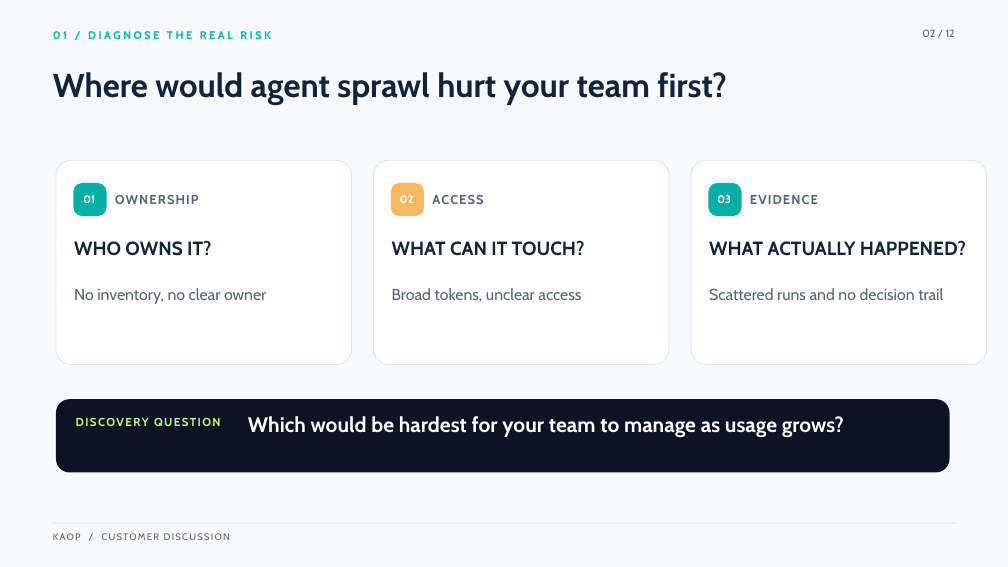
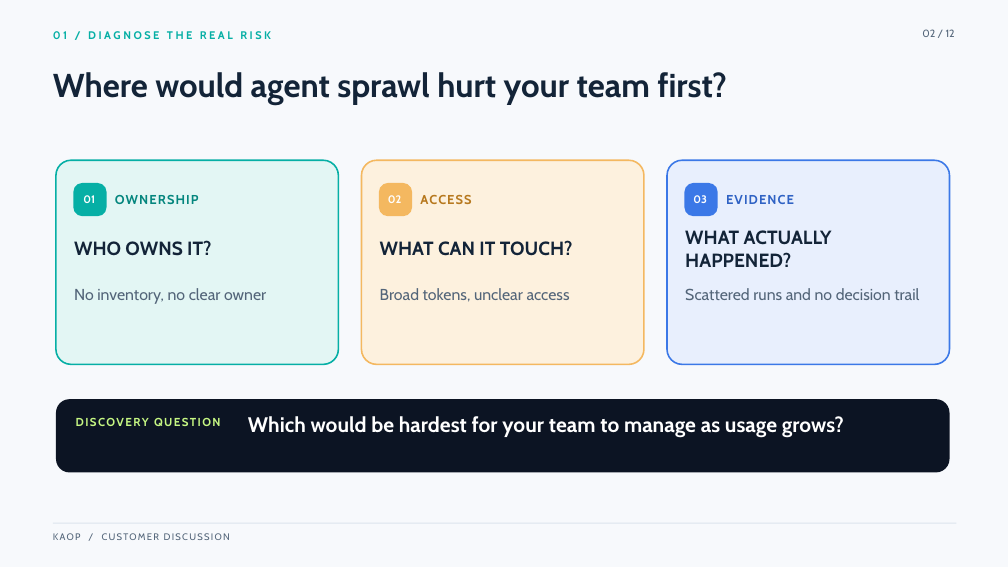
Before and after one commit to chizeni24/komodor-production-lab, a slide deck: slide 2 of docs/presentation/KAOP_Customer_Pitch.pptx. Drawn at 1008x567 pixels with LibreOffice and Linux fonts; fonts in the diff are those of the drawing. Boxes give left, top, right and bottom in pixels: in the first picture for what was removed or moved away, otherwise in the second. Text is boxed around its words. In the diff, an @@ line names an element or a change of style, - is before the commit and + after.

```diff
--- a/docs/presentation/KAOP_Customer_Pitch.pptx
+++ b/docs/presentation/KAOP_Customer_Pitch.pptx
@@ rounded rectangle: place and size @@
-rounded rectangle at [56, 160, 352, 364]
+rounded rectangle at [56, 160, 339, 364]
@@ rounded rectangle at [56, 160, 339, 364]: fill #FFFFFF to #E3F6F4; outline #DCE5ED 0.8 pt to #06AFA5 1.5 pt @@
@@ rounded rectangle: place and size @@
-rounded rectangle at [374, 160, 669, 364]
+rounded rectangle at [361, 160, 644, 364]
@@ rounded rectangle at [361, 160, 644, 364]: fill #FFFFFF to #FDF1DE; outline #DCE5ED 0.8 pt to #F4B860 1.5 pt @@
@@ rounded rectangle: place and size @@
-rounded rectangle at [691, 160, 987, 364]
+rounded rectangle at [667, 160, 950, 364]
@@ rounded rectangle at [667, 160, 950, 364]: fill #FFFFFF to #E8EFFD; outline #DCE5ED 0.8 pt to #3B78E7 1.5 pt @@
@@ text "OWNERSHIP" at [115, 195, 199, 204]: text colour #536579 to #05867E @@
@@ rounded rectangle: place and size @@
-rounded rectangle at [391, 183, 424, 216]
+rounded rectangle at [379, 183, 412, 216]
@@ text "02": place and size @@
-text "02" at [400, 195, 414, 203]
+text "02" at [388, 195, 402, 203]
@@ text "ACCESS": place and size @@
-text "ACCESS" at [432, 195, 483, 204]
+text "ACCESS" at [420, 195, 471, 204]
@@ text "ACCESS" at [420, 195, 471, 204]: text colour #536579 to #B7791F @@
@@ 2 texts, 1 rounded rectangle: place and size @@
-2 texts, 1 rounded rectangle at [709, 183, 818, 216]
+2 texts, 1 rounded rectangle at [684, 183, 794, 216]
@@ rounded rectangle at [684, 183, 718, 216]: fill #06AFA5 to #3B78E7 @@
@@ text "EVIDENCE" at [726, 195, 794, 204]: text colour #536579 to #2F62C4 @@
@@ text "WHAT CAN IT TOUCH?": place and size @@
-text "WHAT CAN IT TOUCH?" at [392, 240, 585, 256]
+text "WHAT CAN IT TOUCH?" at [380, 240, 573, 256]
@@ text "WHAT ACTUALLY HAPPENED?" rewrapped from [709, 240, 966, 256] to [685, 230, 832, 267] @@
@@ text "Broad tokens, unclear access": place and size @@
-text "Broad tokens, unclear access" at [392, 288, 581, 301]
+text "Broad tokens, unclear access" at [380, 288, 570, 302]
@@ text "Scattered runs and no decision ...": place and size @@
-text "Scattered runs and no decision ..." at [709, 288, 943, 300]
+text "Scattered runs and no decision ..." at [685, 288, 919, 300]
```
Also in this commit, not shown: 1 other file.
